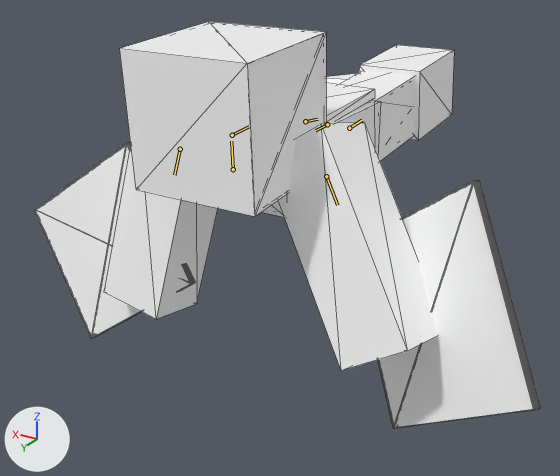
The glTF model models/skinsdb_3d_armor_character_5_hover.glb, before and after one commit.
Rendered twice from a camera (50 mm lens) standing at (-14.1, 20.7, 14.0) and looking at (0.0, -2.7, 2.3). Every picture has the same lights, and +X, +Y and +Z are marked at lower left. The older version comes first. Both versions are drawn at frame 600 of the action 'Swim'; the numbers are the values there. The bones that change, and the others that lie on the model, are drawn over the model as lines. Mesh edges are drawn as thin lines.

Names of what the first picture shows: 'Player'.
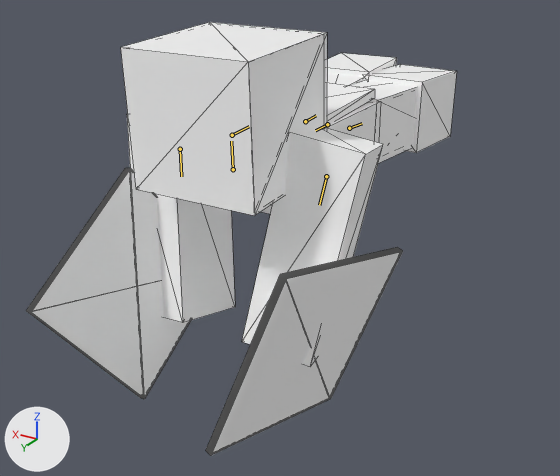
Where the change shows, as pixel boxes [x1, y1, x2, y2] in the pictures (560 x 476 px):
'Player', posed (15% narrower, 7% taller): before [34, 22, 540, 428]; after [26, 22, 457, 455]
bone 'Arm_Left', root to tip: before (326, 176) to (337, 205); after (326, 176) to (319, 205)
bone 'Arm_Right', root to tip: before (180, 149) to (174, 175); after (180, 149) to (181, 176)
bone 'Leg_Left', root to tip: before (349, 128) to (362, 120); after (349, 128) to (362, 123)
bone 'Leg_Right', root to tip: before (305, 121) to (317, 119); after (305, 121) to (316, 115)

The edits, one by one:
Bone 'Arm_Left' (bone_arm_left) turns from (124, 11, -82) to (99, 10, -10) degrees about its own x, y and z.
Bone 'Arm_Right' (bone_arm_right) turns from (99, -11, 90) to (99, -10, 10) degrees about its own x, y and z.
Bone 'Leg_Left' (bone_leg_left) turns from (-6, -1, 3) to (2, 0, 4) degrees about its own x, y and z.
Bone 'Leg_Right' (bone_leg_right) turns from (7, -3, 1) to (-1, 0, -4) degrees about its own x, y and z.
